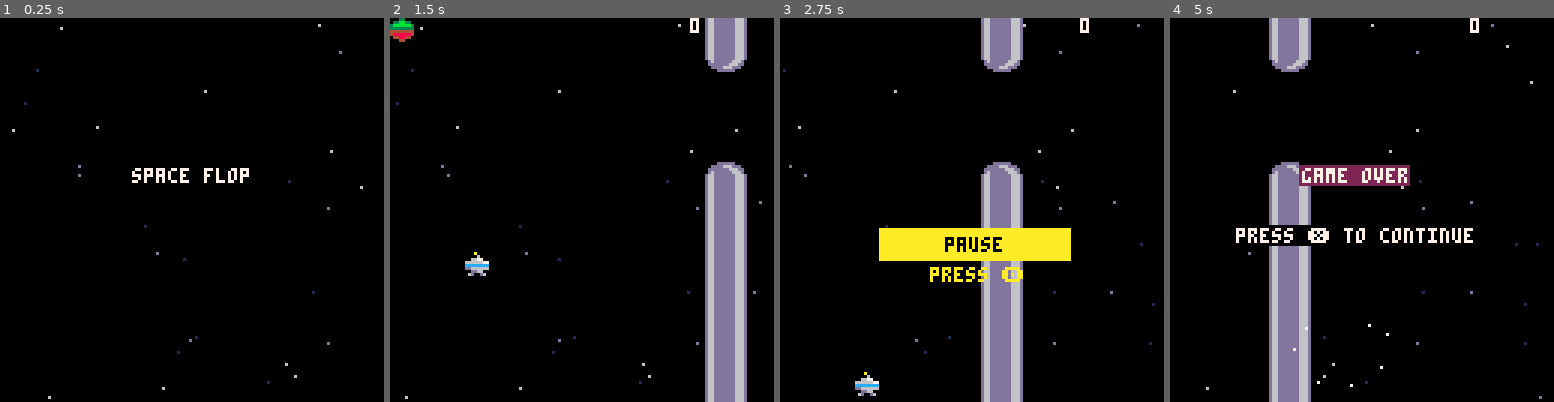
Above: before the commit, frames 1-4 (left to right).
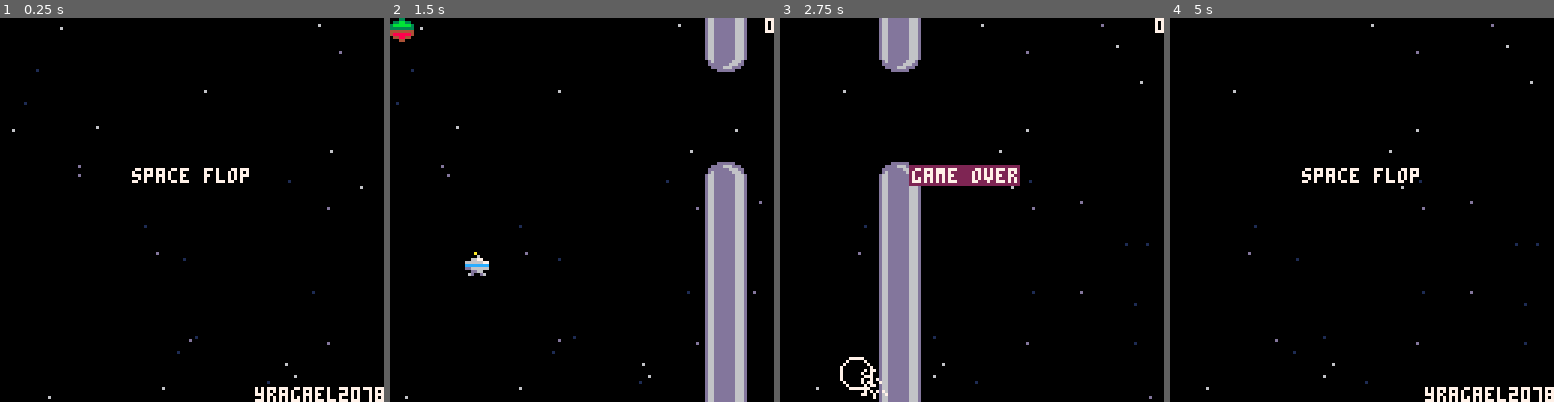
Above: after the commit, the same moments.

Repository: Yragael2078/space-flop
Game: PICO-8 cartridge space_flop.p8
Same seed, same stepped clock (60 frames per second), same inputs: the game is played once before the commit and once after it.
Inputs:
- Up to frame 1 (0.25 s): no input
- Up to frame 2 (1.5 s): tap X (X key) at 0.33, 1.07 s; tap O (Z key) at 0.7 s
- Up to frame 3 (2.75 s): tap O (Z key) at 1.7, 2.1, 2.5 s; tap X (X key) at 1.85 s
- Up to frame 4 (5 s): tap O (Z key) every 0.4 s from 2.9 to 4.9 s; tap X (X key) at 2.97, 4.08 s

The runs differ from the first frame. In frame 1, 0.7% of the frame differs, in the area x 66-100%, y 96-100%; in frame 2, 0.1%; in frame 3, 20%, in the area x 0-100%, y 0-100%; in frame 4, 11%.

Commit message:
Remove pause state and add printc and printl functions

Diff:
--- a/space_flop.p8
+++ b/space_flop.p8
@@ -46,13 +46,6 @@
    saucer.y=posts[1].td-10 -- -8 -2
   end
   boom=collide()
-  if btnp(🅾️) then
-   state="pause"
-  end
- elseif state=="pause" then
-  if btnp(🅾️) then
-   state="game"
-  end
  elseif state=="gameover" then
   update_particules()
   if t-blockout<=0 then
@@ -68,10 +61,11 @@
  cls()
  draw_stars()
  if state=="start" then
-  print("space flop",44,50,7)
+  printc("space flop",64,50,7)
   if blockout-t<=0 then
-   print("press ❎ to fly",33,70,7)
-  end
+   printc("press ❎ to fly",64,70,7)
+  end
+  printl("yragael2078",127,123,7)
  elseif state=="game" then
   draw_posts()
   draw_saucer()
@@ -90,7 +84,6 @@
   if boom then
    t=0
    state="gameover"
-   printh("boom")
    sfx(1)
    circfill(saucer.x+4, saucer.y+4, 15, 7)
    for i=1,30 do
@@ -113,11 +106,6 @@
    sw.life=5
    add(parts,sw)
   end
- elseif state=="pause" then
-  draw_posts()
-  draw_saucer()
-  draw_pause()
-  draw_score()
  elseif state=="gameover" then
   draw_posts()
   draw_particules()
@@ -134,7 +122,7 @@
 
 function init_game()
  t=0
- state="start" -- start, game, pause, gameover
+ state="start" -- start, game, gameover
  pass=false
  boom=false
  shieldtop=3
@@ -392,7 +380,7 @@
 end
 
 function draw_score()
- print(score,100,0,7)
+ printl(""..score,127,0,7)
 end
 
 function draw_shields()
@@ -408,10 +396,12 @@
  end
 end
 
-function draw_pause()
- rectfill(33,70,96,80,10)
- print("pause",55,73,0)
- print("press 🅾️",50,83,10)
+function printc(txt,x,y,col)
+ print(txt,x-#txt*2,y,col)
+end
+
+function printl(txt,x,y,col)
+ print(txt,x-#txt*4+2,y,col)
 end
 
 __gfx__
